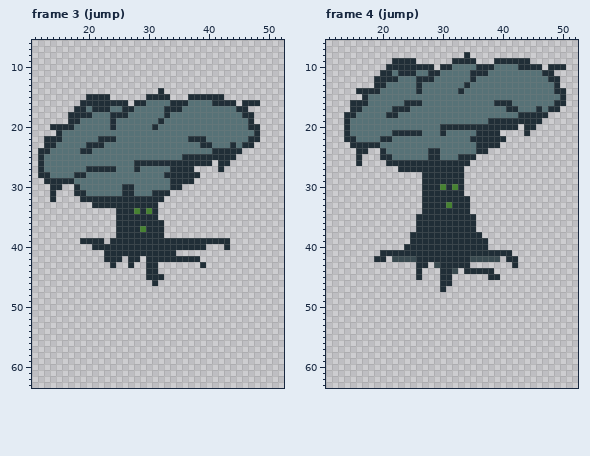
Pixel-art file -- Assets/Sprites/Player.aseprite. The first picture shows the starting point.
64x64 pixels, 8 frames. Shown: frame 3 (jump): x 11..52, y 6..63; frame 4 (jump): x 11..52, y 6..63. The commit also changed other frames, which this record leaves out.
The same view after the edit:
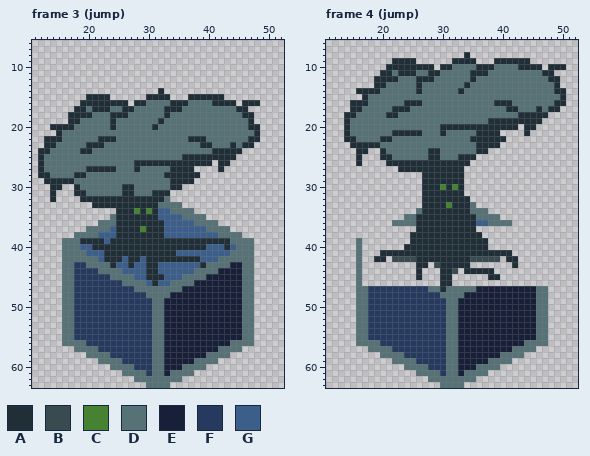
Palette (. is transparent): A #202e37  B #394a50  C #468232  D #577277  E #172038  F #253a5e  G #3c5e8b
The edit:
layer "Layer 1" now shown
Frame 3 (jump), layer "Layer 1":
y 32: x 33 . -> D
y 33: x 32..35 .... -> DDDD
y 34: x 32..37 ...... -> GGDDDD
y 35: x 24 . -> D; x 32..39 ........ -> GGGGDDDD
y 36: x 22..24 ... -> DDD; x 33..41 ......... -> GGGGGDDDD
y 37: x 20..24 ..... -> DDDDG; x 33..43 ........... -> GGGGGGGDDDD
y 38: x 18..24 ....... -> DDDDGGG; x 33..45 ............. -> GGGGGGGGGDDDD
y 39: x 16..18 ... -> DDD; x 23 . -> G; x 44..47 .... -> DDDD
y 40: x 16..20 ..... -> DDDGG; x 40..42 ... -> GGG; x 44..47 .... -> GDDD
y 41: x 16..22 ....... -> DDDDGGG; x 35..47 ............. -> GGGGGGGGGDDDD
y 42: x 16..22 ....... -> DDDDDDG; x 26 . -> G; x 29 . -> G; x 39..47 ......... -> GGGDDDDDD
y 43: x 16..23 ........ -> DDFFDDDD; x 25..26 .. -> GG; x 28..29 .. -> GG; x 32..38 ....... -> GGGGGGG; x 40..47 ........ -> DDDDEEDD
y 44: x 16..29 .............. -> DDFFFFDDDDGGGG; x 32..47 ................ -> GGGGGGDDDDEEEEDD
y 45: x 16..29 .............. -> DDFFFFFFDDDDGG; x 33..47 ............... -> GGGDDDDEEEEEEDD
y 46: x 16..30 ............... -> DDFFFFFFFFDDDDG; x 32..47 ................ -> GGDDDDEEEEEEEEDD
y 47: x 16..47 ................................ -> DDFFFFFFFFFFDDDDDDDDEEEEEEEEEEDD
y 48: x 16..47 ................................ -> DDFFFFFFFFFFFFDDDDEEEEEEEEEEEEDD
y 49..55: x 16..47 ................................ -> DDFFFFFFFFFFFFFDDEEEEEEEEEEEEEDD
y 56: x 16..47 ................................ -> DDDDFFFFFFFFFFFDDEEEEEEEEEEEDDDD
y 57: x 18..45 ............................ -> DDDDFFFFFFFFFDDEEEEEEEEEDDDD
y 58: x 20..43 ........................ -> DDDDFFFFFFFDDEEEEEEEDDDD
y 59: x 22..41 .................... -> DDDDFFFFFDDEEEEEDDDD
y 60: x 24..39 ................ -> DDDDFFFDDEEEDDDD
y 61: x 26..37 ............ -> DDDDFDDEDDDD
y 62: x 28..35 ........ -> DDDDDDDD
y 63: x 30..33 .... -> DDDD
Frame 4 (jump), layer "Layer 1":
y 33: x 35 . -> D
y 34: x 26 . -> D; x 35..37 ... -> DDD
y 35: x 24..25 .. -> DD; x 36..39 .... -> DDDD
y 36: x 22..25 .... -> DDDD; x 36..41 ...... -> GGDDDD
y 39..46: x 16 . -> D
y 47: x 16..29 .............. -> DDFFFFFFFFFFDD; x 31..47 ................. -> DDDDDEEEEEEEEEEDD
y 48: x 16..47 ................................ -> DDFFFFFFFFFFFFDDDDEEEEEEEEEEEEDD
y 49..55: x 16..47 ................................ -> DDFFFFFFFFFFFFFDDEEEEEEEEEEEEEDD
y 56: x 16..47 ................................ -> DDDDFFFFFFFFFFFDDEEEEEEEEEEEDDDD
y 57: x 18..45 ............................ -> DDDDFFFFFFFFFDDEEEEEEEEEDDDD
y 58: x 20..43 ........................ -> DDDDFFFFFFFDDEEEEEEEDDDD
y 59: x 22..41 .................... -> DDDDFFFFFDDEEEEEDDDD
y 60: x 24..39 ................ -> DDDDFFFDDEEEDDDD
y 61: x 26..37 ............ -> DDDDFDDEDDDD
y 62: x 28..35 ........ -> DDDDDDDD
y 63: x 30..33 .... -> DDDD
Changed places in both pictures, as pixel boxes (x1, y1, x2, y2):
added: (62, 196, 254, 388)
added: (470, 202, 512, 226)
added: (392, 208, 422, 226)
added: (356, 238, 548, 388)
